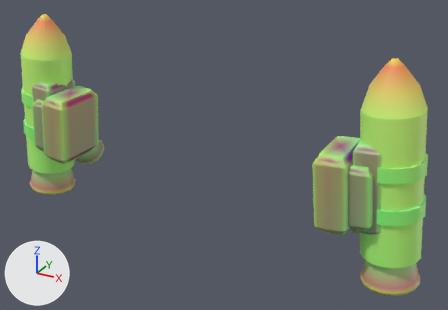
The glTF model models/parts/llm_gen_leg_thrusters_031_e061fc.glb: old version first, new version second.
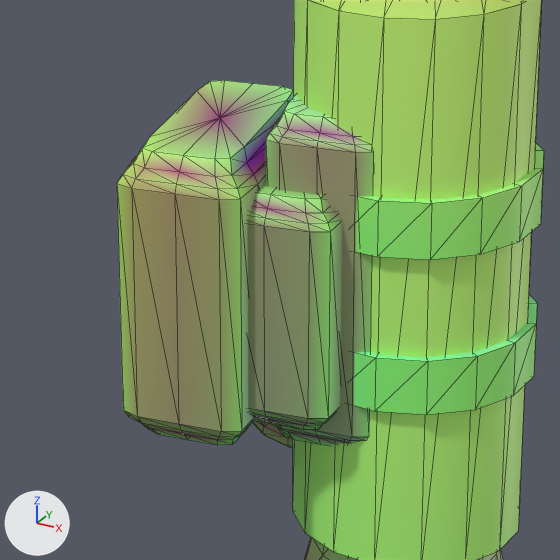
The first picture shows the older version from a camera (50 mm lens) standing at (54.6, -85.5, 43.2) and looking at (4.9, 4.9, -2.0). The close-ups show the older and then the newer version on the part from 63% to 97% of the width and 37% to 86% of the height of that picture. Only the edits that show in the close-ups are written down. The axes (+X, +Y, +Z) are drawn at lower left. The lights are the same throughout. The close-ups show mesh edges as thin lines. Vertices at exactly the same position are counted once.

Names of what the first close-up shows: 'adapter_calf_clamp_r', 'adapter_sub_lower_band_gold_4_cobalt_anodized_r', 'adapter_sub_tank_cradle_dark_0_adapter_dark_r', 'calf_fuel_tank_1_cobalt_anodized_r', 'tank_clamp_gold_3_cobalt_anodized_r', 'tank_upper_cone_2_cobalt_anodized_r' and 2 more.
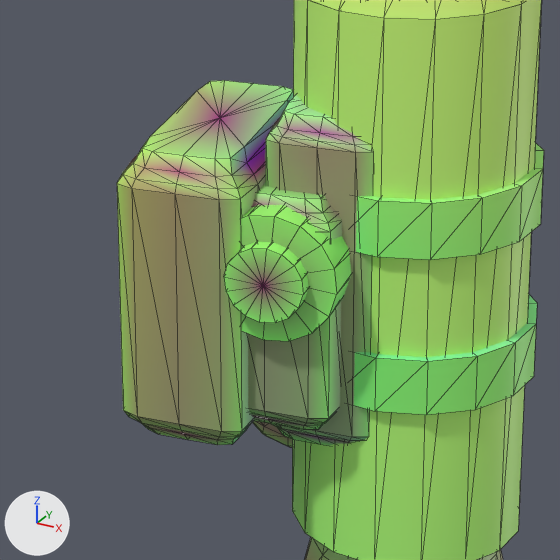
Edits to the bpy script that builds the scene:
```text
Change me_adapter_calf_clamp_r:
    used by ob_adapter_calf_clamp_r; location = (0.0, 0.0, 0.0)
    remove me_adapter_calf_clamp_r.from_pydata(...)  # 228 vertices, 448 faces; spans x 24.75..34.56, y -4.0..7.0, z -7.69..5.69
    add me_adapter_calf_clamp_r.from_pydata(...)  # 262 vertices, 512 faces; spans x 24.75..34.56, y -4.0..7.0, z -7.69..5.69
    me_adapter_calf_clamp_r part 1: a new loose piece, a 16-sided cylinder along y spanning x 28.8..34.4, y -3.6..6.8, z -1.6..4.0, in mat_defaultmaterial
    me_adapter_calf_clamp_r part 2: 28 kept faces spanning x 24.75..33.62, y -4.0..6.49, z -6.39..5.52 get new vertex colours
Change me_adapter_calf_pin_gold_r:
    used by ob_adapter_calf_pin_gold_r; location = (0.0, 0.0, 0.0)
    remove me_adapter_calf_pin_gold_r.from_pydata(...)  # 30 vertices, 56 faces; spans x 26.3..32.7, y 0.04..2.96, z 1.7..4.7
    add me_adapter_calf_pin_gold_r.from_pydata(...)  # 34 vertices, 64 faces; spans x 29.95..33.25, y -4.3..7.5, z -0.45..2.85
    me_adapter_calf_pin_gold_r part 3: 34 vertices added at x 29.95..33.25, y -4.3..7.5, z -0.45..2.85, forming a 16-sided cylinder along y
    other edits to the shape of me_adapter_calf_pin_gold_r do not show in these pictures
```

Location of each change, [x1, y1, x2, y2] in pixels of the close-ups (560 x 560 px):
'adapter_calf_clamp_r', reshaped
    before: [117, 80, 342, 445]
    after: [117, 80, 351, 445]
'adapter_calf_pin_gold_r', reshaped (not visible before)
    after: [224, 242, 309, 323]
part 1 of me_adapter_calf_clamp_r, added (green)
    after: [241, 205, 351, 341]
part 2 of me_adapter_calf_clamp_r, edited (looks the same)
    both: [123, 81, 308, 436]
